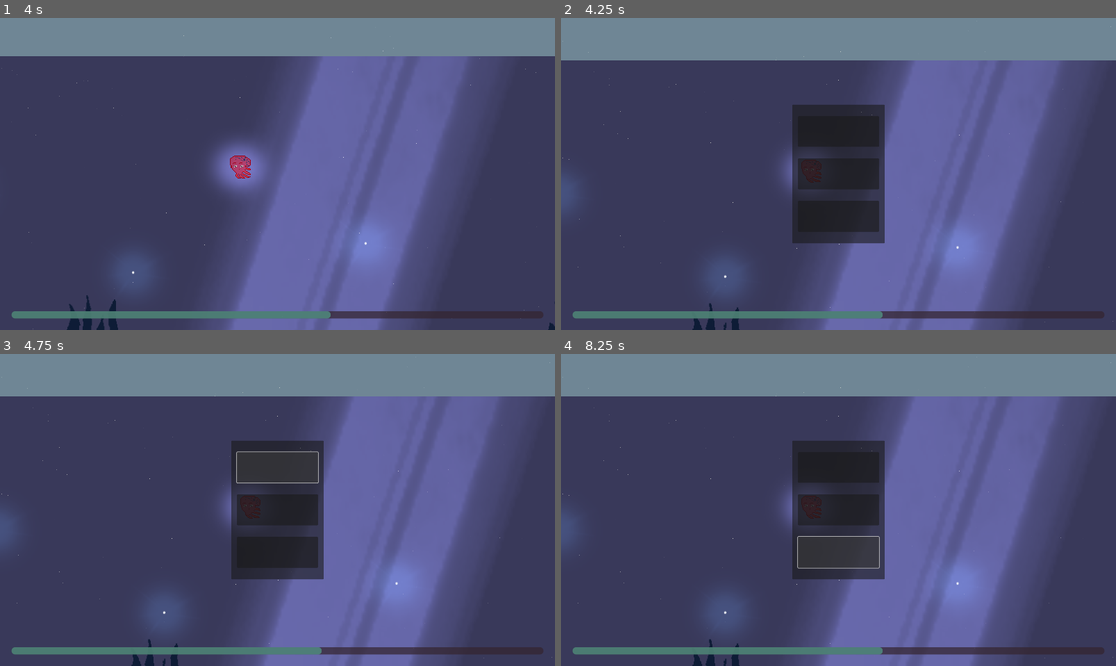
Above: before the commit, frames 1-4 (two rows, left to right).
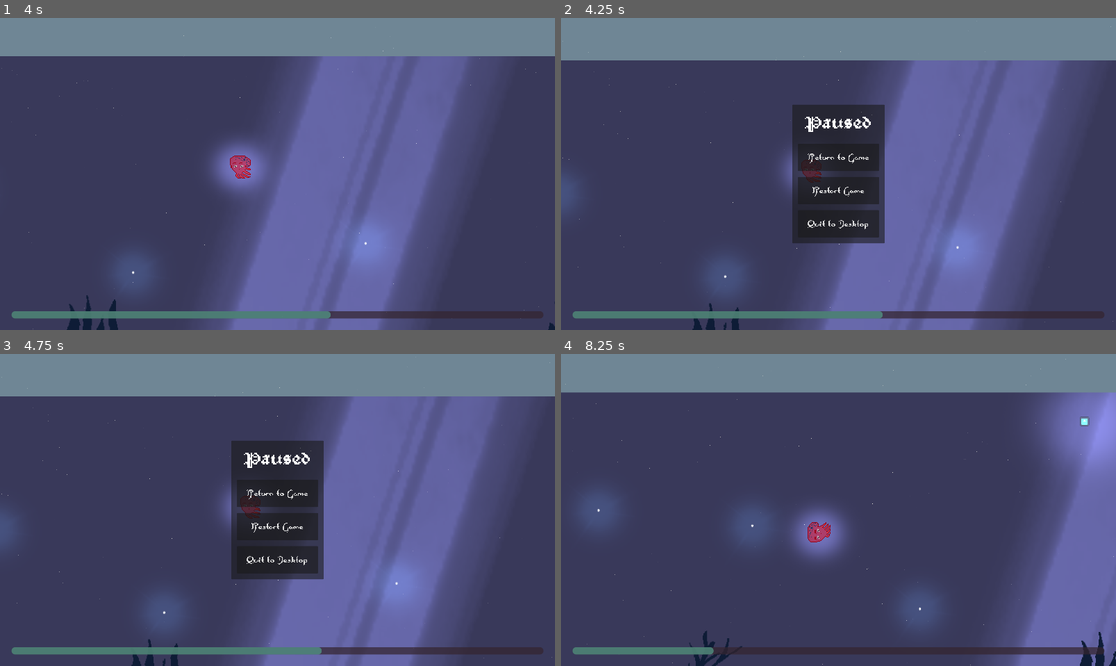
Above: after the commit, the same moments.

Repository: alfroids/tidal-storm
Game: Godot game, scene res://scenes/levels/main.tscn
The game is run twice, just before and just after one commit, with the same random seed, the same clock (stepped at 60 frames per second) and the same inputs. The engine's default icon, where the game draws it, is replaced by a stand-in: a white triangle on a blue panel in a dark square.
Inputs (mouse positions are in pixels of both pictures, inside the frame that each line leads up to):
- Up to frame 1 (4 s): hold D (move_right) 0.53-1.28 s; tap Space (dash) every 0.75 s from 0.6 to 3.6 s; hold S (move_down) 1.28-2.03 s; hold D (move_right) 2.03-2.78 s; hold W (move_up) 2.78-3.53 s; hold A (move_left) from 3.53 s (still down)
- Up to frame 2 (4.25 s): keep holding A (move_left); tap Escape (pause) at 4.15 s
- Up to frame 3 (4.75 s): release A (move_left) at 4.25 s; click (277, 466) at 4.27 s
- Up to frame 4 (8.25 s): click (838, 494) at 5 s, where only the run after the commit has a clickable "Return to Game"; click (838, 510) at 5.77 s; click (838, 553) at 6.52 s; hold A (move_left) 7.28-8.03 s; tap Space (dash) at 7.35, 8.1 s; hold S (move_down) from 8.03 s (still down)

Frame 1 is identical in both runs. In frame 2, 1.1% of the frame differs, in the area x 42-58%, y 31-71%; in frame 3, 1.3%; in frame 4, 45%, in the area x 0-100%, y 1-100%.

Commit message:
Add functionality to the pause menu

Diff:
--- a/scenes/UI/pause-menu/pause_menu.gd
+++ b/scenes/UI/pause-menu/pause_menu.gd
@@ -8,5 +8,20 @@
 func _unhandled_input(event: InputEvent) -> void:
 	if event.is_action_pressed(&"pause"):
 		if not get_tree().paused:
-			get_tree().paused = not get_tree().paused
-			visible = not visible
+			get_tree().paused = true
+			visible = true
+
+
+func _on_return_button_pressed() -> void:
+	get_tree().paused = false
+	visible = false
+
+
+func _on_restart_button_pressed() -> void:
+	get_tree().paused = false
+	CycleManager.start_cycles()
+	get_tree().reload_current_scene()
+
+
+func _on_quit_button_pressed() -> void:
+	get_tree().quit()
--- a/scenes/UI/pause-menu/pause_menu.tscn
+++ b/scenes/UI/pause-menu/pause_menu.tscn
@@ -1,6 +1,8 @@
-[gd_scene load_steps=2 format=3 uid="uid://bbklaux7uduqr"]
+[gd_scene load_steps=4 format=3 uid="uid://bbklaux7uduqr"]
 
 [ext_resource type="Script" path="res://scenes/UI/pause-menu/pause_menu.gd" id="1_hnnl2"]
+[ext_resource type="FontFile" uid="uid://mt7aq4jq2jsf" path="res://assets/fonts/NotJamFontPack/Not Jam Blackletter 13/NotJamBlackletter13.ttf" id="2_q2eu3"]
+[ext_resource type="FontFile" uid="uid://xfinsrs3axfv" path="res://assets/fonts/NotJamFontPack/Not Jam Signature 17/Not Jam Signature 21.ttf" id="3_c7o1l"]
 
 [node name="PauseMenu" type="Control"]
 process_mode = 3
@@ -35,22 +37,44 @@
 grow_horizontal = 2
 grow_vertical = 2
 theme_override_constants/margin_left = 20
-theme_override_constants/margin_top = 40
+theme_override_constants/margin_top = 20
 theme_override_constants/margin_right = 20
-theme_override_constants/margin_bottom = 40
+theme_override_constants/margin_bottom = 20
 
 [node name="VBoxContainer" type="VBoxContainer" parent="Panel/MarginContainer"]
 layout_mode = 2
-theme_override_constants/separation = 40
+theme_override_constants/separation = 20
 
-[node name="Button1" type="Button" parent="Panel/MarginContainer/VBoxContainer"]
+[node name="Label" type="Label" parent="Panel/MarginContainer/VBoxContainer"]
+layout_mode = 2
+size_flags_vertical = 6
+theme_override_fonts/font = ExtResource("2_q2eu3")
+theme_override_font_sizes/font_size = 52
+text = "Paused"
+horizontal_alignment = 1
+vertical_alignment = 1
+
+[node name="ReturnButton" type="Button" parent="Panel/MarginContainer/VBoxContainer"]
 layout_mode = 2
 size_flags_vertical = 3
+theme_override_fonts/font = ExtResource("3_c7o1l")
+theme_override_font_sizes/font_size = 42
+text = "Return to Game"
 
-[node name="Button2" type="Button" parent="Panel/MarginContainer/VBoxContainer"]
+[node name="RestartButton" type="Button" parent="Panel/MarginContainer/VBoxContainer"]
 layout_mode = 2
 size_flags_vertical = 3
+theme_override_fonts/font = ExtResource("3_c7o1l")
+theme_override_font_sizes/font_size = 42
+text = "Restart Game"
 
-[node name="Button3" type="Button" parent="Panel/MarginContainer/VBoxContainer"]
+[node name="QuitButton" type="Button" parent="Panel/MarginContainer/VBoxContainer"]
 layout_mode = 2
 size_flags_vertical = 3
+theme_override_fonts/font = ExtResource("3_c7o1l")
+theme_override_font_sizes/font_size = 42
+text = "Quit to Desktop"
+
+[connection signal="pressed" from="Panel/MarginContainer/VBoxContainer/ReturnButton" to="." method="_on_return_button_pressed"]
+[connection signal="pressed" from="Panel/MarginContainer/VBoxContainer/RestartButton" to="." method="_on_restart_button_pressed"]
+[connection signal="pressed" from="Panel/MarginContainer/VBoxContainer/QuitButton" to="." method="_on_quit_button_pressed"]
